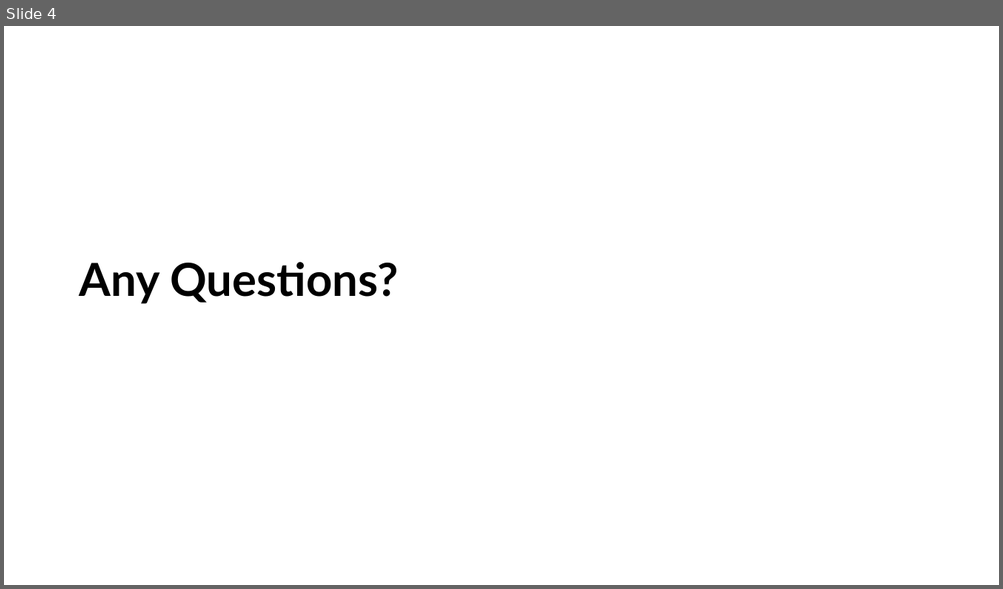
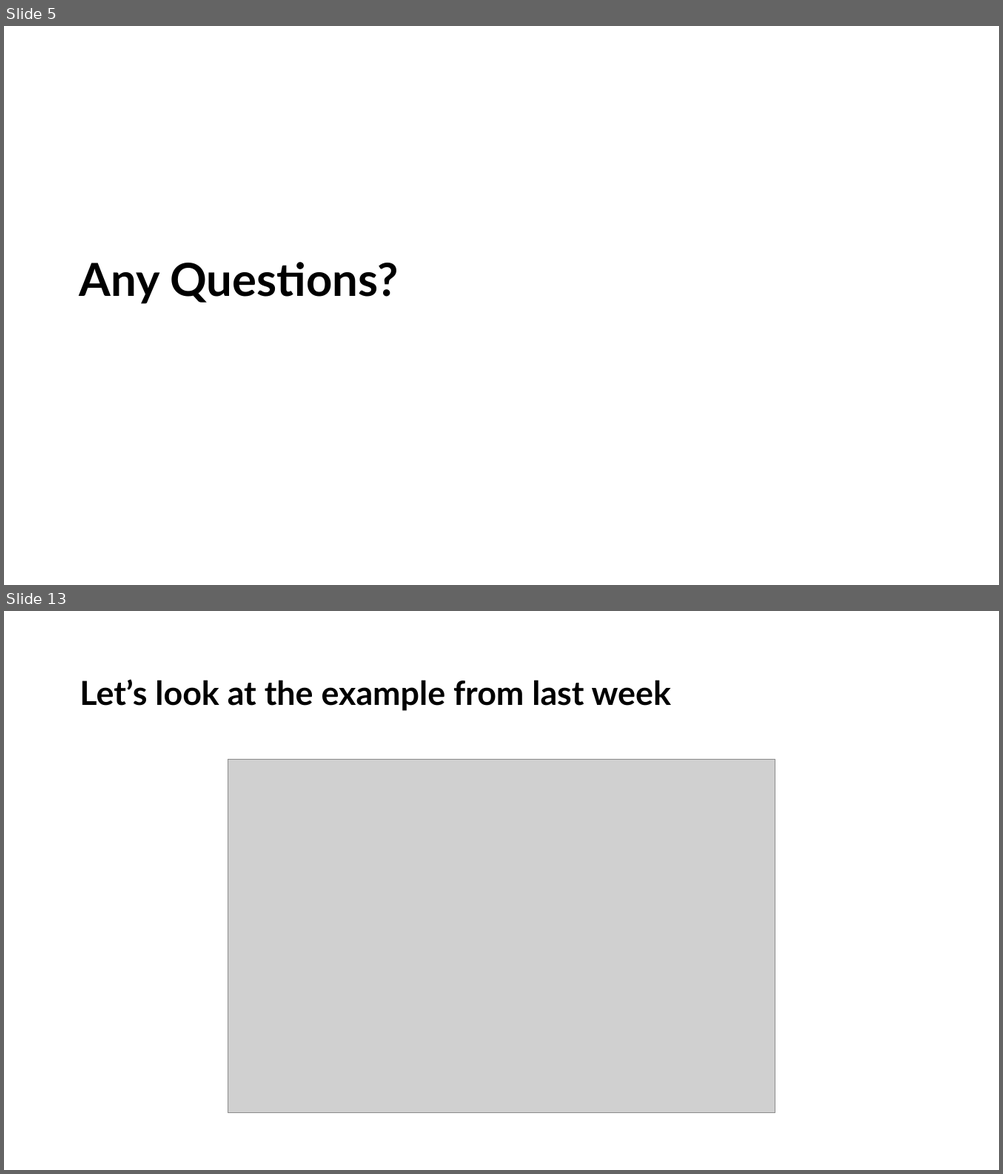
Before and after one commit to LittleMonkeyLab/PS52007Dslides, a slide deck: _site/lectures/Lecture03/Lecture03.pptx. Shown one above the other, each under a label of ours: slide 4 before the commit, slides 5 and 13 after it; the slides between them are not shown. The pictures are 1003x589 and 1003x1174 pixels, drawn with LibreOffice and Linux fonts; fonts in the diff are those of the drawing; grey boxes stand for pictures; background and template pictures are left out. Boxes give left, top, right and bottom in pixels: in the first picture for what was removed or moved away, otherwise in the second. Text is boxed around its words. In the diff, an @@ line names an element or a change of style, - is before the commit and + after.

```diff
--- a/_site/lectures/Lecture03/Lecture03.pptx
+++ b/_site/lectures/Lecture03/Lecture03.pptx
@@ slide 13 added at (4,611,999,1170), background #FFFFFF @@
@@ title added at (79,679,671,711), 32 pt, text #000000, bold @@
+Let’s look at the example from last week
@@ picture added at (227,760,775,1114) @@
@@ what was slide 4 is now slide 5 @@
```
Also in this commit, not shown: 2 slides changed, 22 other slides added, 1 slide removed, 47 other files.
